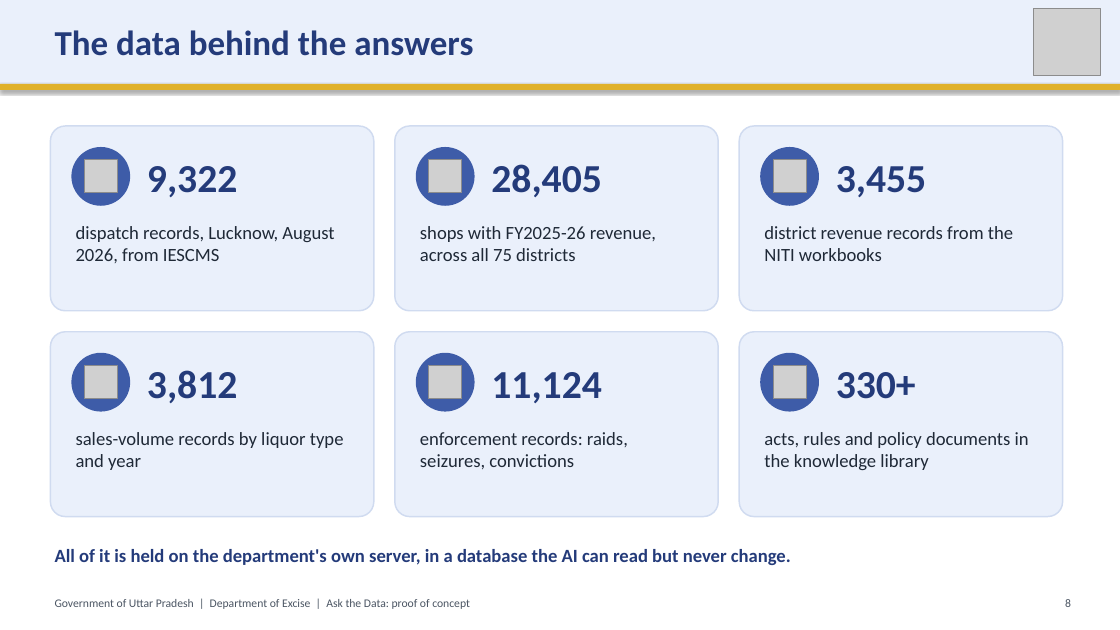
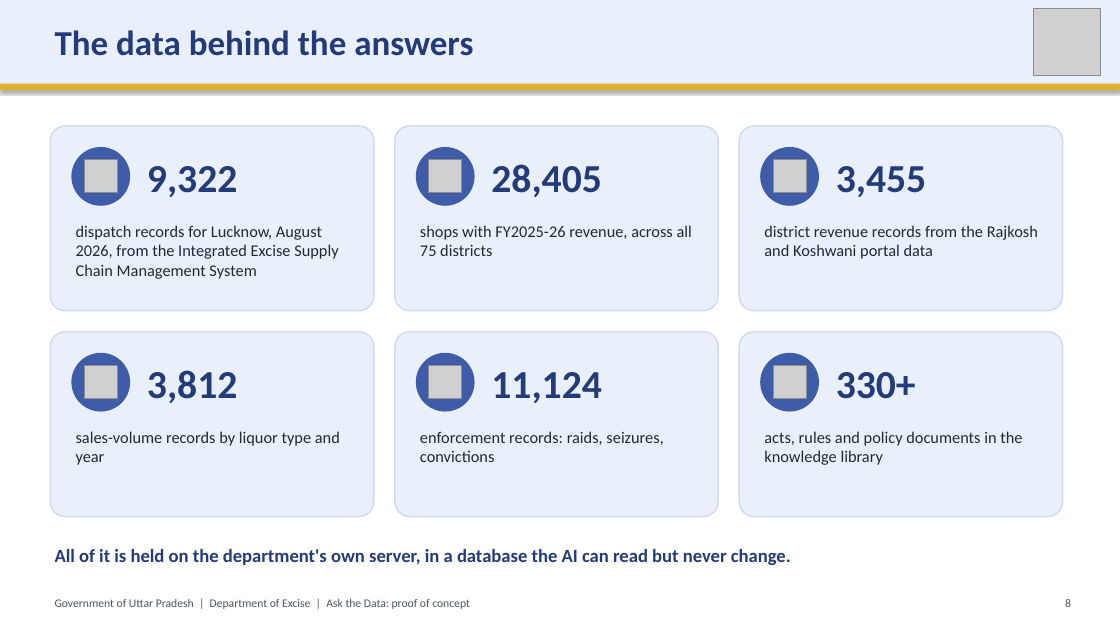
Before and after one commit to SubhanRaj/excise-mcp-dashboard, a slide deck: slide 8 of deck/UP-Excise-Ask-the-Data-Demo.pptx. Drawn at 1120x630 pixels with LibreOffice and Linux fonts; fonts in the diff are those of the drawing; grey boxes stand for pictures. Boxes give left, top, right and bottom in pixels: in the first picture for what was removed or moved away, otherwise in the second. Text is boxed around its words. In the diff, an @@ line names an element or a change of style, - is before the commit and + after.

```diff
--- a/deck/UP-Excise-Ask-the-Data-Demo.pptx
+++ b/deck/UP-Excise-Ask-the-Data-Demo.pptx
@@ text at bbox=[76, 225, 338, 279]: text changed; size 16 to 14 pt @@
-dispatch records, Lucknow, August 2026, from IESCMS
+dispatch records for Lucknow, August 2026, from the Integrated Excise Supply Chain Management System
@@ text at bbox=[764, 225, 1038, 259]: text changed; size 16 to 14 pt @@
-district revenue records from the NITI workbooks
+district revenue records from the Rajkosh and Koshwani portal data
@@ size 16 to 14 pt in 4 elements at bbox=[420, 225, 692, 256], bbox=[76, 431, 340, 465], bbox=[420, 431, 663, 462], bbox=[764, 431, 1022, 465] @@
```
Also in this commit, not shown: 6 other slides changed, 4 other files.
